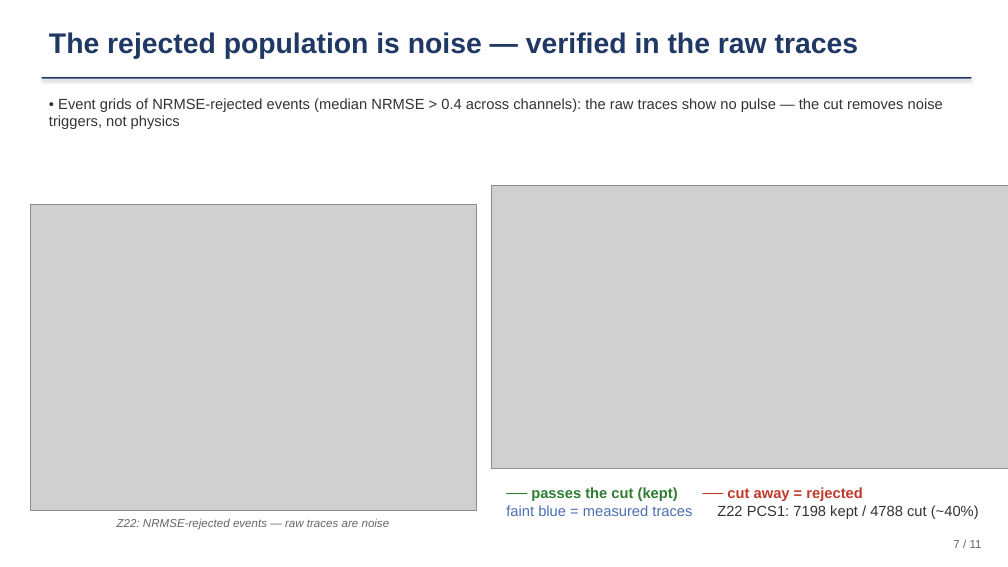
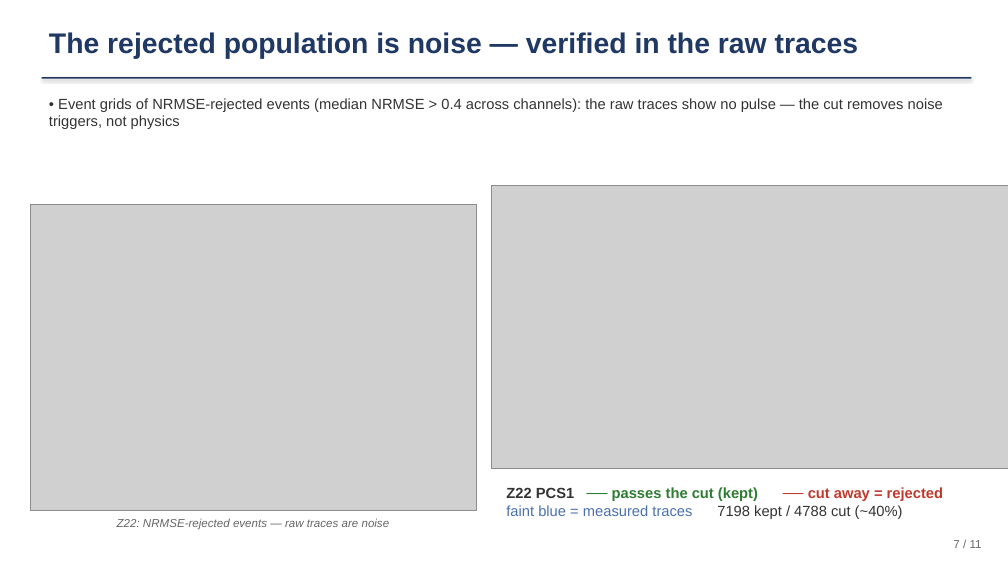
Before and after one commit to ZhihengLi0/urop, a slide deck: slide 7 of snolab/presentation/SNOLAB_R4_pulse_templates_20260715.pptx. Drawn at 1008x567 pixels with LibreOffice and Linux fonts; fonts in the diff are those of the drawing; grey boxes stand for pictures. Boxes give left, top, right and bottom in pixels: in the first picture for what was removed or moved away, otherwise in the second. Text is boxed around its words. In the diff, an @@ line names an element or a change of style, - is before the commit and + after.

```diff
--- a/snolab/presentation/SNOLAB_R4_pulse_templates_20260715.pptx
+++ b/snolab/presentation/SNOLAB_R4_pulse_templates_20260715.pptx
@@ text at (506,487,943,519): text changed @@
-── passes the cut (kept) ── cut away = rejected
-faint blue = measured traces Z22 PCS1: 7198 kept / 4788 cut (~40%)
+Z22 PCS1 ── passes the cut (kept) ── cut away = rejected
+faint blue = measured traces 7198 kept / 4788 cut (~40%)
```
Also in this commit, not shown: 3 other slides changed, 1 other file.
